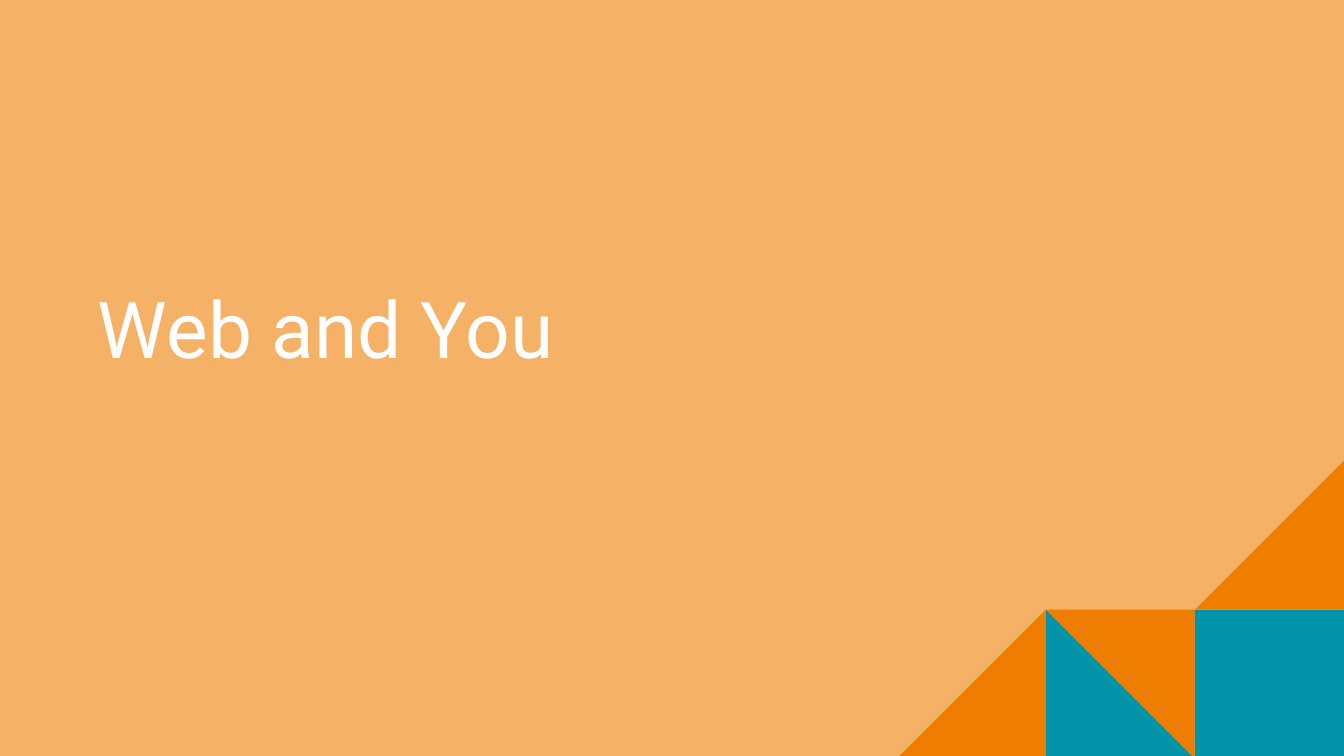
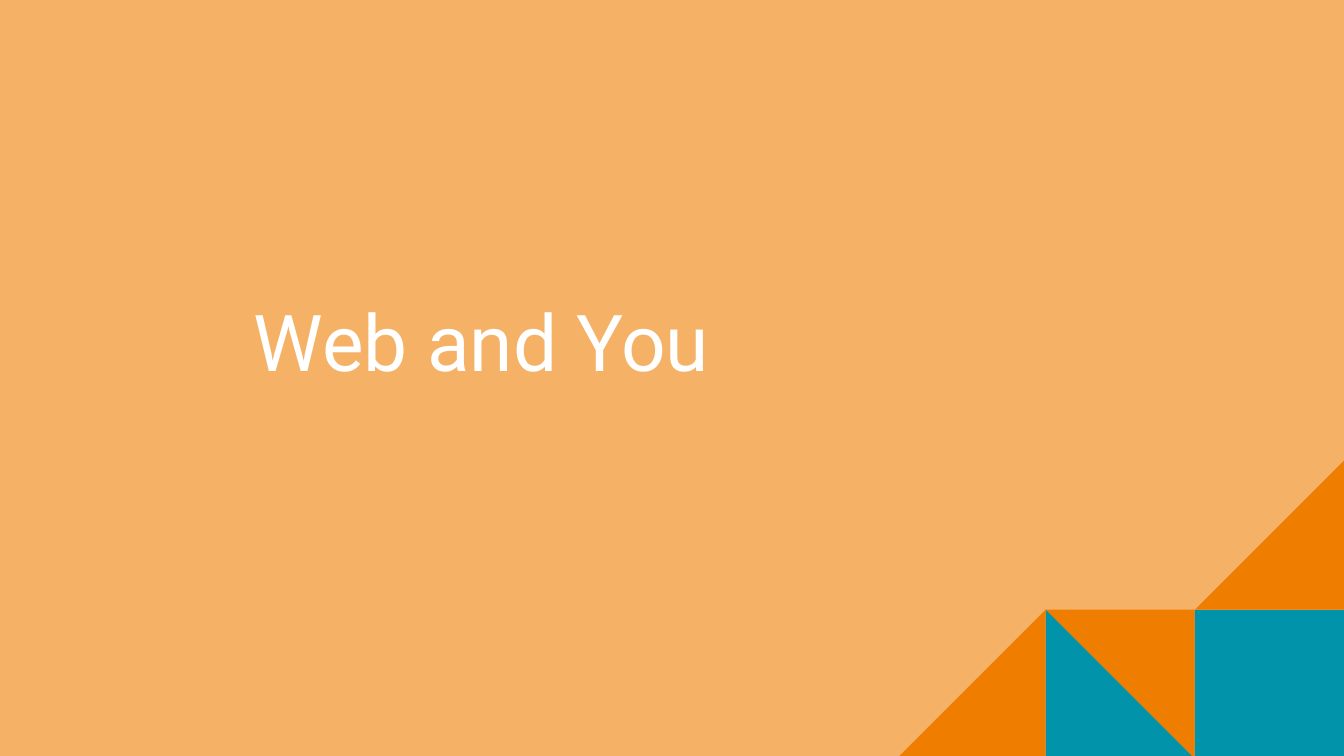
Before and after one commit to mr-eggleton/web-lit-core, a slide deck: slide 1 of final ppt/01-web-and-you.pptx. Drawn at 1344x756 pixels with LibreOffice and Linux fonts; fonts in the diff are those of the drawing; background and template pictures are left out. Boxes give left, top, right and bottom in pixels: in the first picture for what was removed or moved away, otherwise in the second. Text is boxed around its words. In the diff, an @@ line names an element or a change of style, - is before the commit and + after.

```diff
--- a/final ppt/01-web-and-you.pptx
+++ b/final ppt/01-web-and-you.pptx
@@ title "Web and You": place and size @@
-title "Web and You" at [98,299,554,359]
+title "Web and You" at [254,312,710,372]
```
Also in this commit, not shown: 4 other slides changed, 2 slides added, 1 slide removed.
